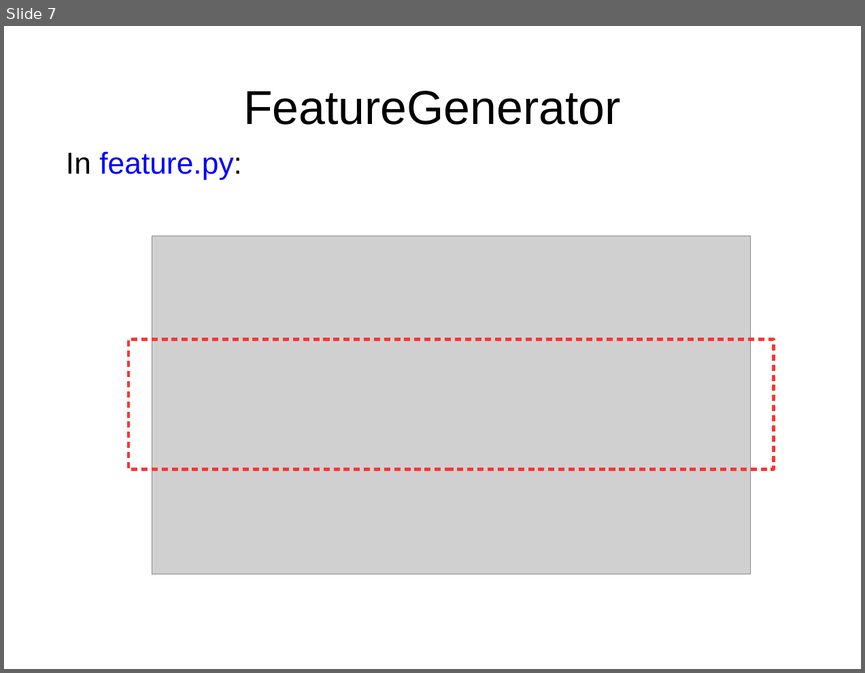
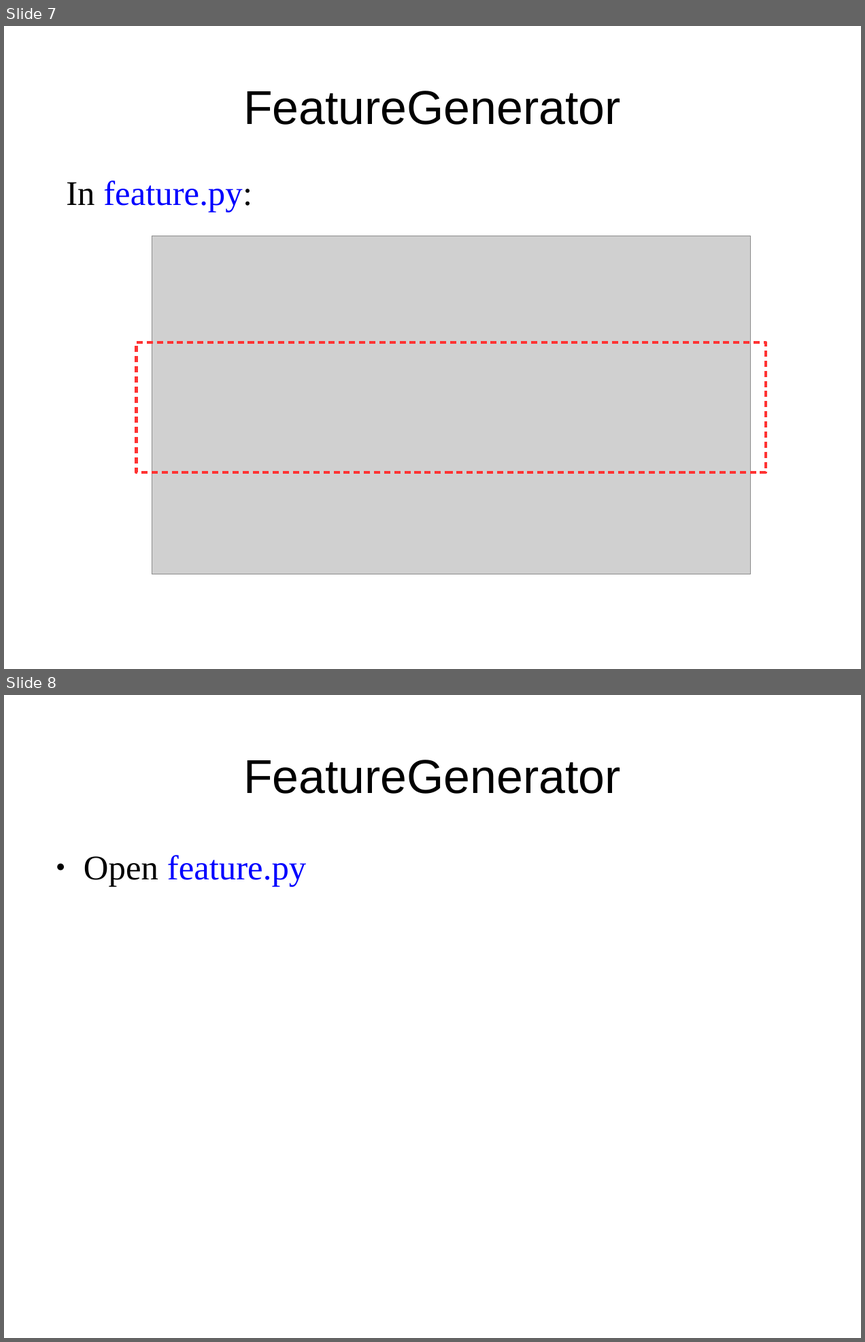
Before and after one commit to jiyfeng/RSTParser, a slide deck: doc/intro.odp. Shown one above the other, each under a label of ours: slide 7 before the commit, slides 7 and 8 after it. The pictures are 865x673 and 865x1342 pixels, drawn with LibreOffice and Linux fonts; fonts in the diff are those of the drawing; grey boxes stand for pictures. Boxes give left, top, right and bottom in pixels: in the first picture for what was removed or moved away, otherwise in the second. Text is boxed around its words. In the diff, an @@ line names an element or a change of style, - is before the commit and + after.

```diff
--- a/doc/intro.odp
+++ b/doc/intro.odp
@@ slide 8 added at (x1=4, y1=695, x2=861, y2=1338), background #FFFFFF @@
@@ title added at (x1=243, y1=760, x2=621, y2=794), 44 pt, text #000000 @@
+FeatureGenerator
@@ text added at (x1=84, y1=855, x2=306, y2=887), 32 pt, text #0000FF @@
+● Open feature.py
@@ slide 7 changed as well @@
@@ text "In feature.py:" moved from (x1=66, y1=152, x2=242, y2=180) to (x1=66, y1=180, x2=252, y2=212) @@
@@ text "In feature.py:" at (x1=66, y1=180, x2=252, y2=212): size 28 to 32 pt, font Arial to Times New Roman @@
@@ rectangle resized from (x1=128, y1=339, x2=774, y2=469) to (x1=136, y1=342, x2=766, y2=472) @@
```
Also in this commit, not shown: 9 other slides changed, 1 other slide added, 2 slides removed, 2 other files.
